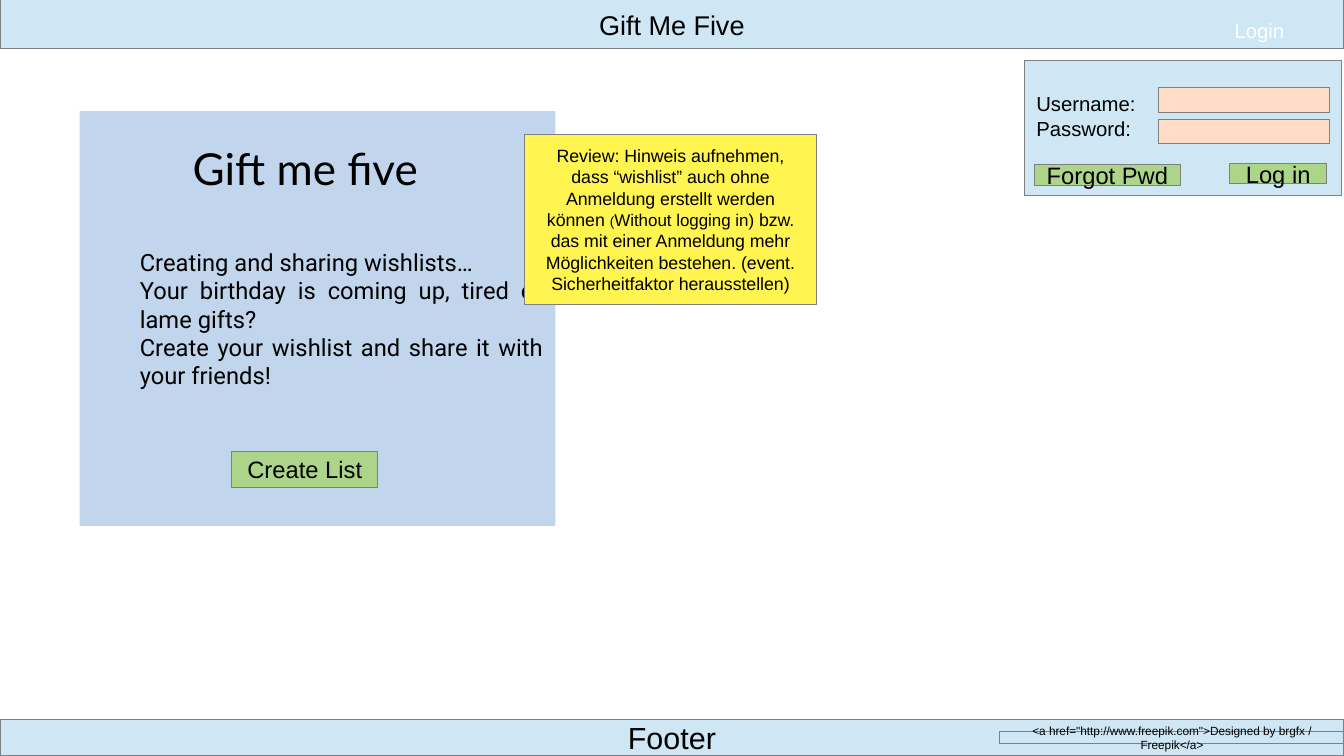
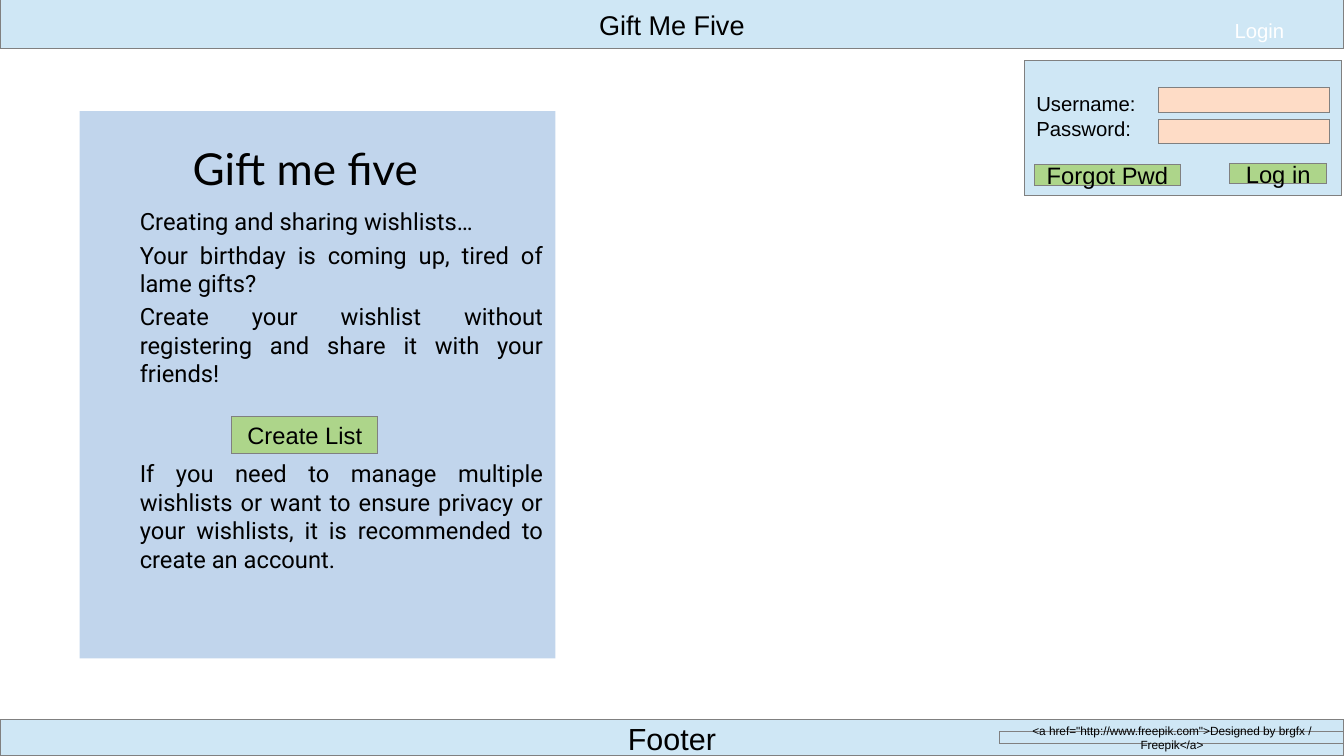
Before and after one commit to WCS-Java-Training-Bonn-2019/gift-me-five, a slide deck: slide 3 of files/mock_up.odp (slide 1 before the commit). Drawn at 1344x756 pixels with LibreOffice and Linux fonts; fonts in the diff are those of the drawing; background and template pictures are left out. Boxes give left, top, right and bottom in pixels: in the first picture for what was removed or moved away, otherwise in the second. Text is boxed around its words. In the diff, an @@ line names an element or a change of style, - is before the commit and + after.

Commit message:
Update mockup after review in project team

```diff
--- a/files/mock_up.odp
+++ b/files/mock_up.odp
@@ rectangle "Creating and sharing wishlists…": place and size @@
-rectangle "Creating and sharing wishlists…" at bbox=[79, 111, 555, 526]
+rectangle "Creating and sharing wishlists…" at bbox=[79, 111, 555, 659]
@@ rectangle "Creating and sharing wishlists…" at bbox=[79, 111, 555, 659]: vertical alignment middle to top @@
@@ rectangle removed at bbox=[524, 134, 817, 305] @@
-Review: Hinweis aufnehmen, dass “wishlist” auch ohne Anmeldung erstellt werden können (Without logging in) bzw. das mit einer Anmeldung mehr Möglichkeiten bestehen. (event. Sicherheitfaktor herausstellen)
@@ text in rectangle at bbox=[140, 212, 543, 297]: less space between paragraphs; more space between paragraphs @@
@@ text in rectangle at bbox=[140, 307, 543, 569]: text changed @@
-Create your wishlist and share it with your friends!
+Create your wishlist without registering and share it with your friends!
+If you need to manage multiple wishlists or want to ensure privacy or your wishlists, it is recommended to create an account.
@@ rectangle "Create List": place and size @@
-rectangle "Create List" at bbox=[232, 451, 378, 488]
+rectangle "Create List" at bbox=[232, 417, 378, 454]
```
Also in this commit, not shown: 3 other slides changed, 3 slides added.
